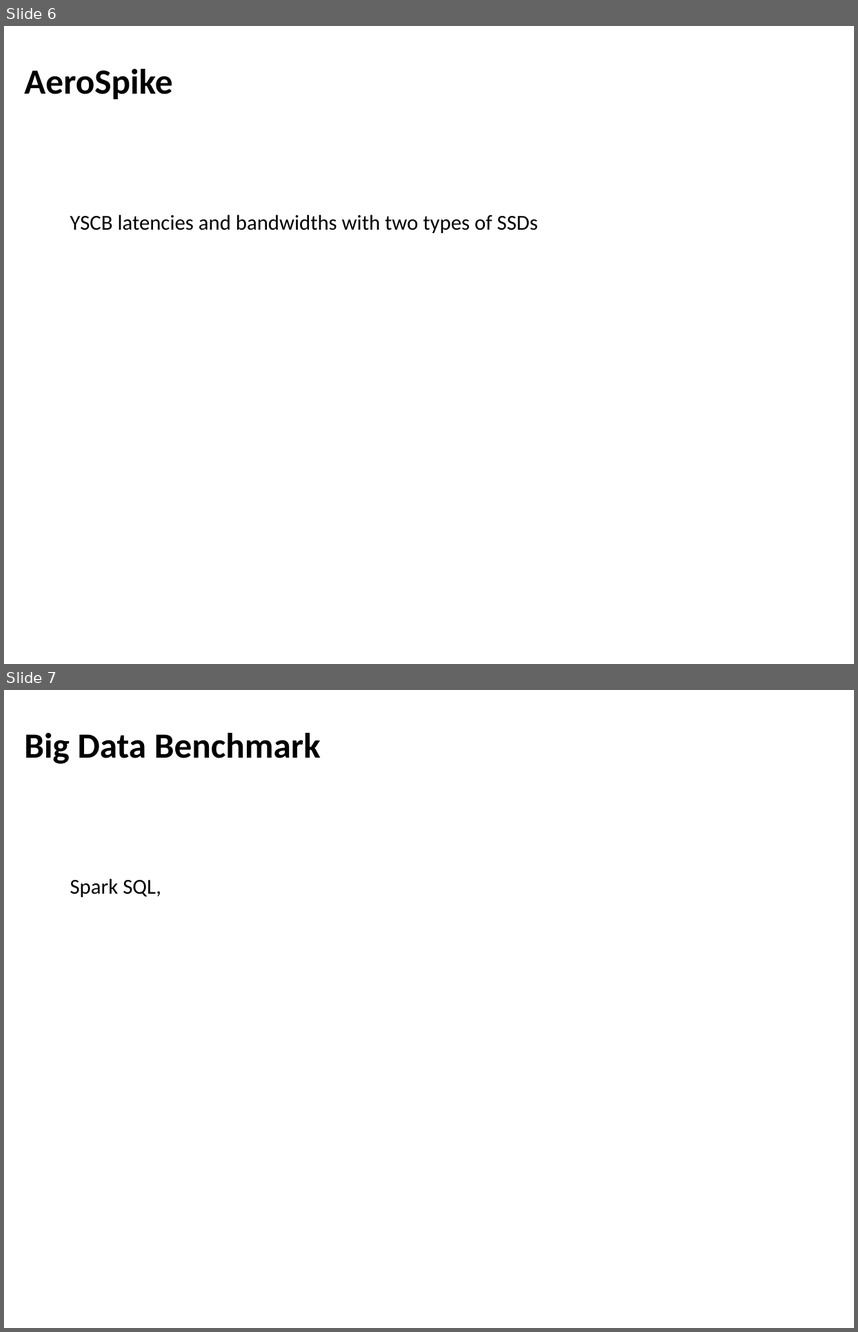
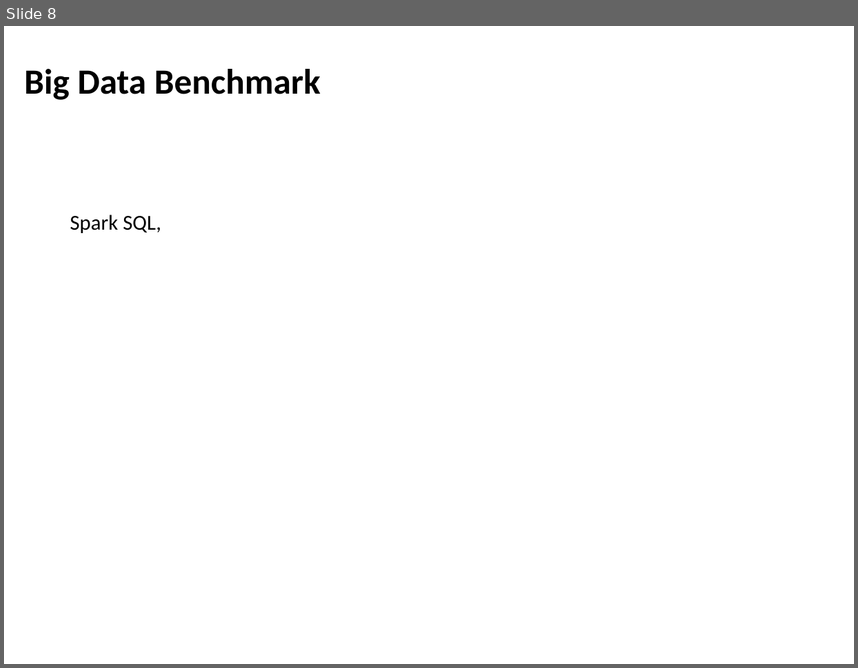
Before and after one commit to jcarreira/aspire-retreat, a slide deck: FireboxBenchmarks-retreat.pptx. Shown one above the other, each under a label of ours: slides 6 and 7 before the commit, slide 8 after it. The pictures are 858x1332 and 858x668 pixels, drawn with LibreOffice and Linux fonts; fonts in the diff are those of the drawing. Boxes give left, top, right and bottom in pixels: in the first picture for what was removed or moved away, otherwise in the second. Text is boxed around its words. In the diff, an @@ line names an element or a change of style, - is before the commit and + after.

```diff
--- a/FireboxBenchmarks-retreat.pptx
+++ b/FireboxBenchmarks-retreat.pptx
@@ slide 6 removed at <box>4,26,854,664</box>, background #FFFFFF @@
@@ text removed at <box>24,69,172,99</box> @@
-AeroSpike
@@ text removed at <box>70,214,538,233</box> @@
-YSCB latencies and bandwidths with two types of SSDs
@@ what was slide 7 is now slide 8 @@
```
Also in this commit, not shown: 4 slides changed, 7 slides added, 2 other slides removed, 11 other files.
